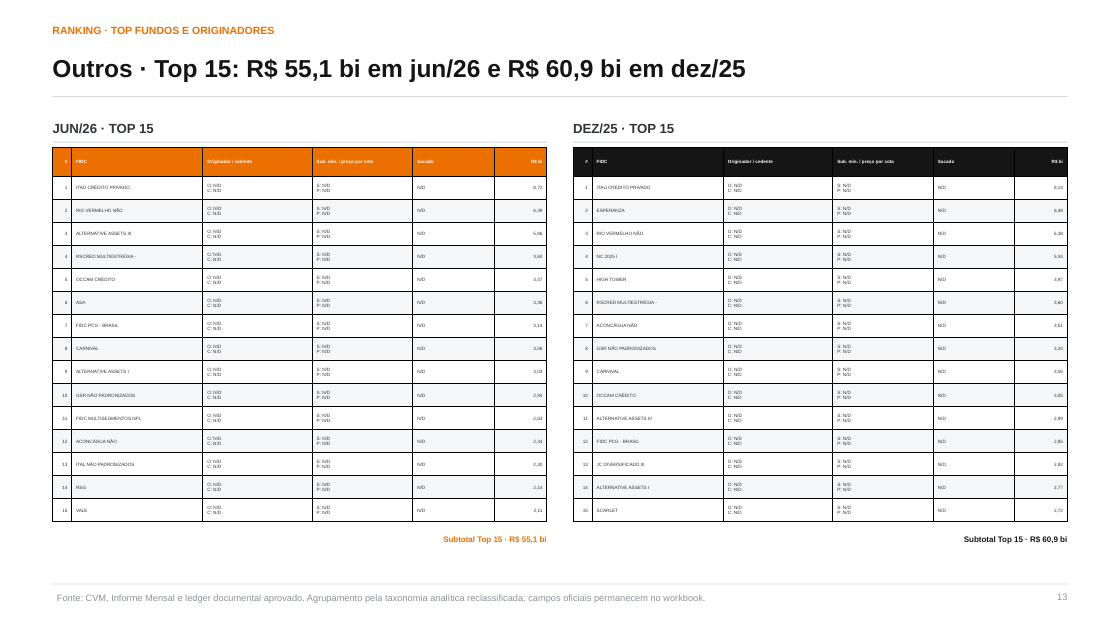
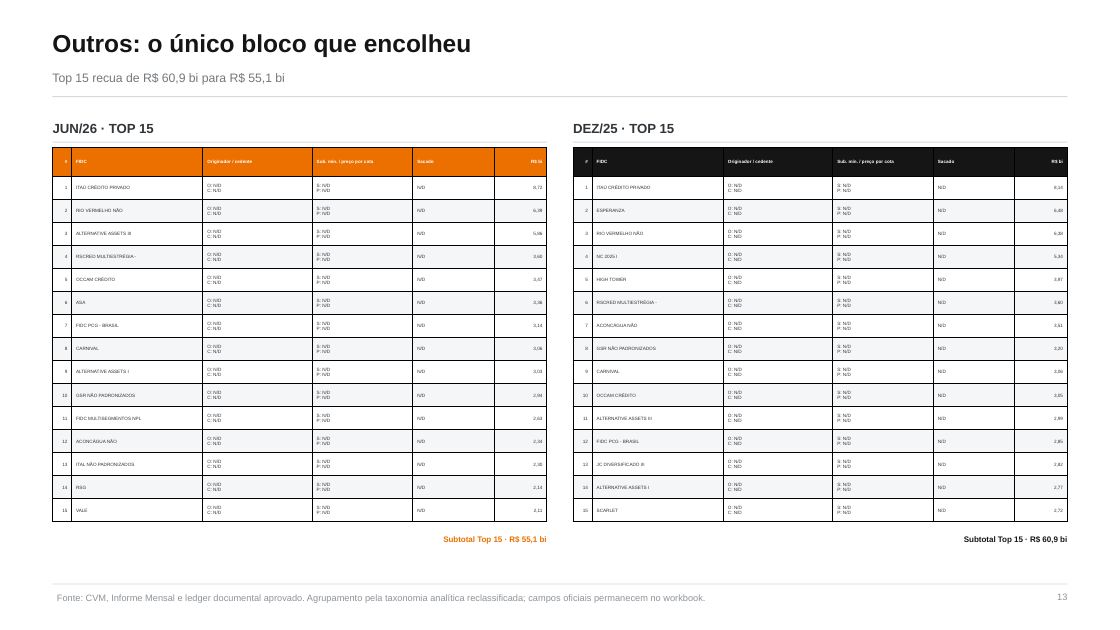
Before and after one commit to abalroar/fidc, a slide deck: slide 13 of data/industry_study/generated_revision/industry_executive_revised.pptx. Drawn at 1120x630 pixels with LibreOffice and Linux fonts; fonts in the diff are those of the drawing. Boxes give left, top, right and bottom in pixels: in the first picture for what was removed or moved away, otherwise in the second. Text is boxed around its words. In the diff, an @@ line names an element or a change of style, - is before the commit and + after.

```diff
--- a/data/industry_study/generated_revision/industry_executive_revised.pptx
+++ b/data/industry_study/generated_revision/industry_executive_revised.pptx
@@ text "Outros: o único bloco que ..." at [52,34,471,57]: vertical alignment top to middle @@
@@ text at [52,34,471,57]: text changed; size 9 to 21 pt; text colour #EC7000 to #151515 @@
-RANKING · TOP FUNDOS E ORIGINADORES
+Outros: o único bloco que encolheu
@@ text at [52,73,284,85]: text changed; size 21 to 10.5 pt; text colour #151515 to #73787D; bold off @@
-Outros · Top 15: R$ 55,1 bi em jun/26 e R$ 60,9 bi em dez/25
+Top 15 recua de R$ 60,9 bi para R$ 55,1 bi
```
Also in this commit, not shown: 16 other slides changed, 17 other files.
